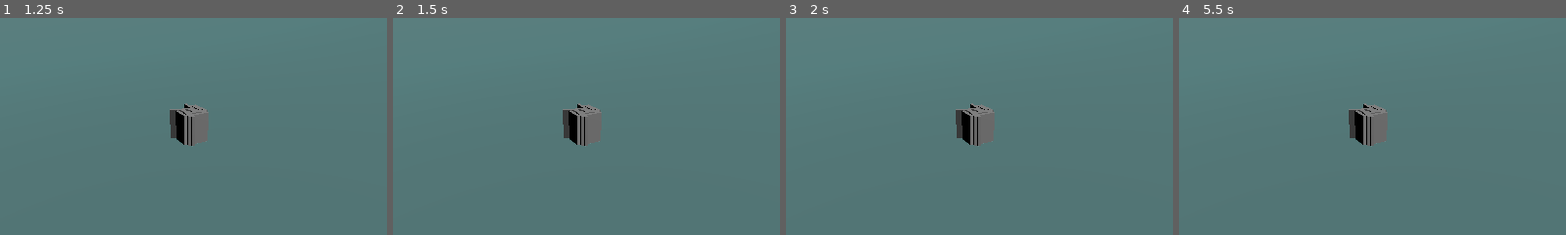
Above: before the commit, frames 1-4 (left to right).
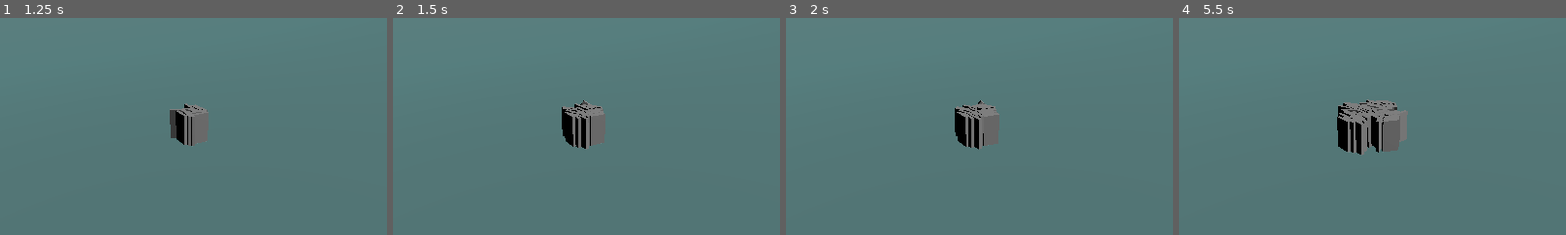
Above: after the commit, the same moments.

Repository: dknife/2025_2_GameEngine
Game: Godot game, scene res://physics_demo.tscn
Same seed, same stepped clock (60 frames per second), same inputs: the game is played once before the commit and once after it.
Inputs:
- Up to frame 1 (1.25 s): click "Generate" at 0.5 s
- Up to frame 2 (1.5 s): click "Generate" at 1.25 s
- Up to frame 3 (2 s): no input
- Up to frame 4 (5.5 s): click "Generate" at 2 s; tap Enter at 3.5 s; tap Space at 5 s
The pictures show only the part of the screen within x 25-75%, y 31-80%; the shares and areas given below are measured in that part.

Frame 1 is identical in both runs. In frame 2, 0.9% of the frame differs, in the area x 43-55%, y 37-61%; in frame 3, 0.9%; in frame 4, 2.5%, in the area x 40-60%, y 37-64%.
Error before the commit: Invalid call. Nonexistent function 'queue_free' in base 'Array'. (res://main.gd:22)

Commit message:
Update main.gd

Diff:
--- a/LectureNotes/dominoes/main.gd
+++ b/LectureNotes/dominoes/main.gd
@@ -17,10 +17,6 @@
 		generate_spiral_dominoes(count)
 
 func generate_spiral_dominoes(num_dominoes: int):
-	# 기존 도미노 제거
-	for d in dominoes:
-		d.queue_free()
-	dominoes.clear()
 
 	var a: float = 0.1
 	var b: float = 0.1
